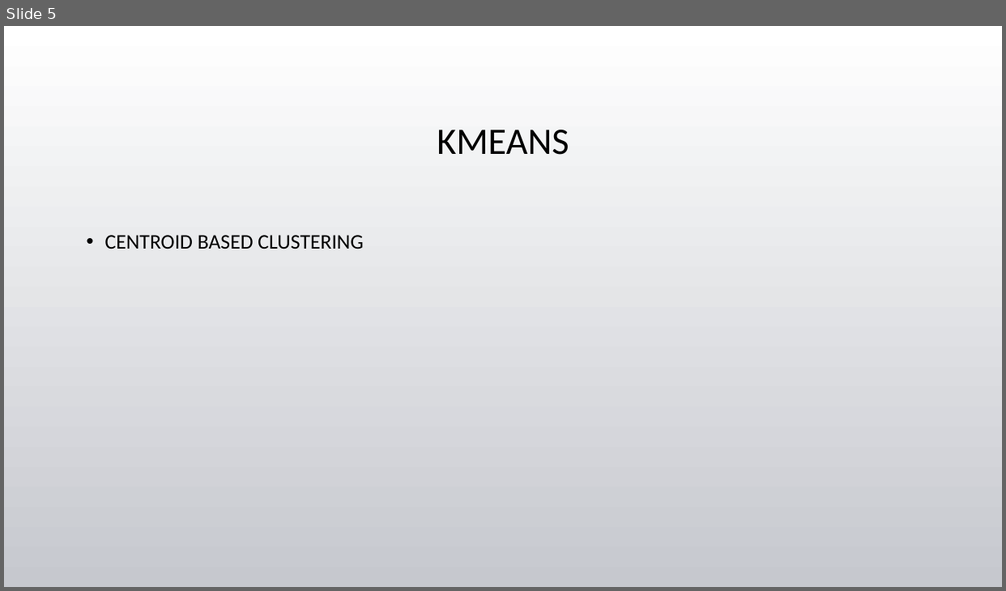
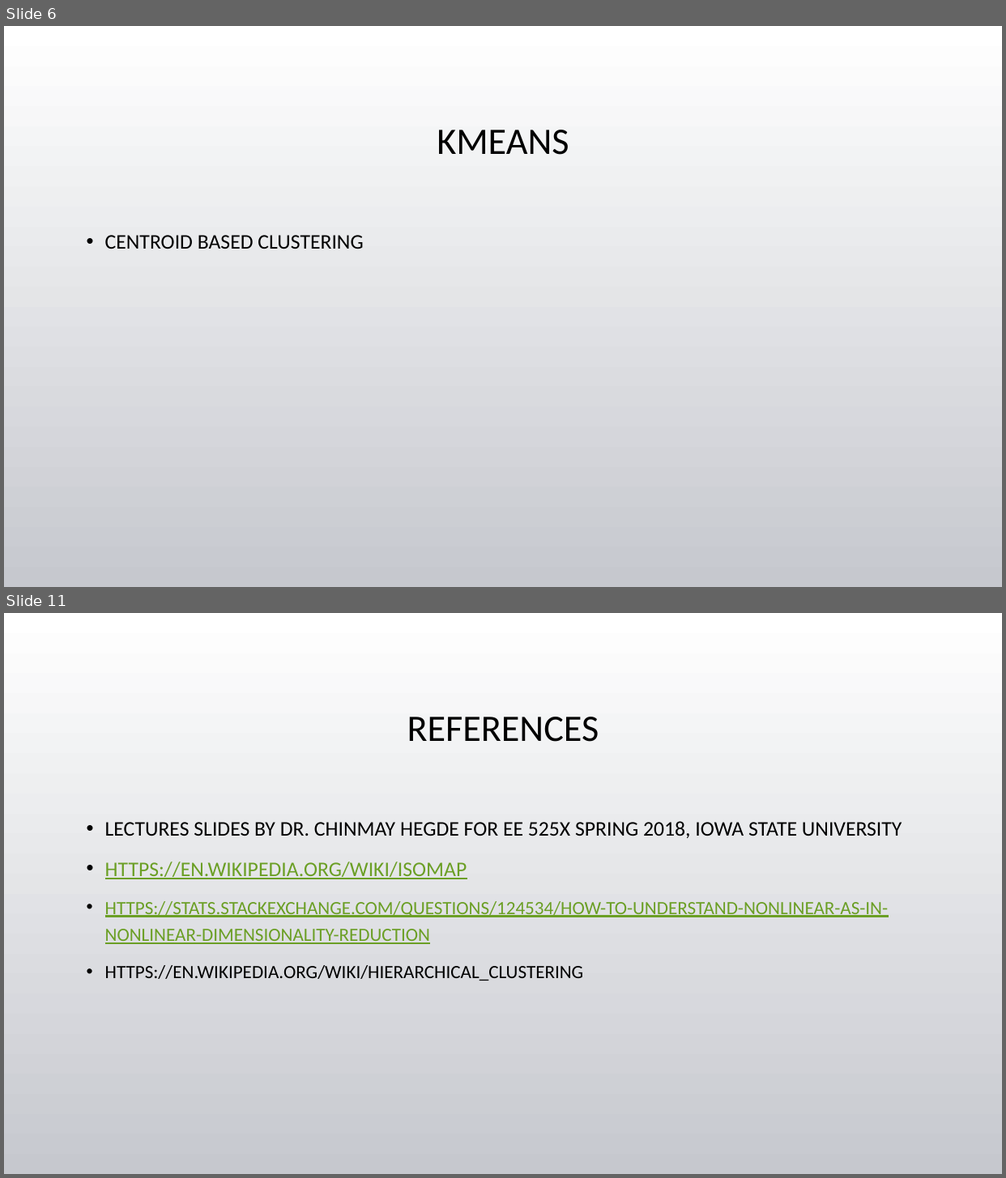
Before and after one commit to tgore03/CategorizeYoutubeVideos, a slide deck: Categorizing YouTube Videos.pptx. Shown one above the other, each under a label of ours: slide 5 before the commit, slides 6 and 11 after it; the slides between them are not shown. The pictures are 1006x591 and 1006x1178 pixels, drawn with LibreOffice and Linux fonts; fonts in the diff are those of the drawing; background and template pictures are left out. Boxes give left, top, right and bottom in pixels: in the first picture for what was removed or moved away, otherwise in the second. Text is boxed around its words. In the diff, an @@ line names an element or a change of style, - is before the commit and + after.

```diff
--- a/Categorizing YouTube Videos.pptx
+++ b/Categorizing YouTube Videos.pptx
@@ slide 11 added at <box>4,613,1002,1174</box>, background picture (left out) @@
@@ title added at <box>407,717,599,742</box>, 36 pt, text #000000 @@
+REFERENCES
@@ text added at <box>105,821,902,981</box>, 18 pt, text #6B9F25, underline @@
+• LECTURES SLIDES BY DR. CHINMAY HEGDE FOR EE 525X SPRING 2018, IOWA STATE UNIVERSITY
+• HTTPS://EN.WIKIPEDIA.ORG/WIKI/ISOMAP
+  • HTTPS://STATS.STACKEXCHANGE.COM/QUESTIONS/124534/HOW-TO-UNDERSTAND-NONLINEAR-AS-IN-NONLINEAR-DIMENSIONALITY-REDUCTION
+  • HTTPS://EN.WIKIPEDIA.ORG/WIKI/HIERARCHICAL_CLUSTERING
@@ what was slide 5 is now slide 6 @@
```
Also in this commit, not shown: 2 slides changed, 3 other slides added, 2 slides removed, 1 other file.
